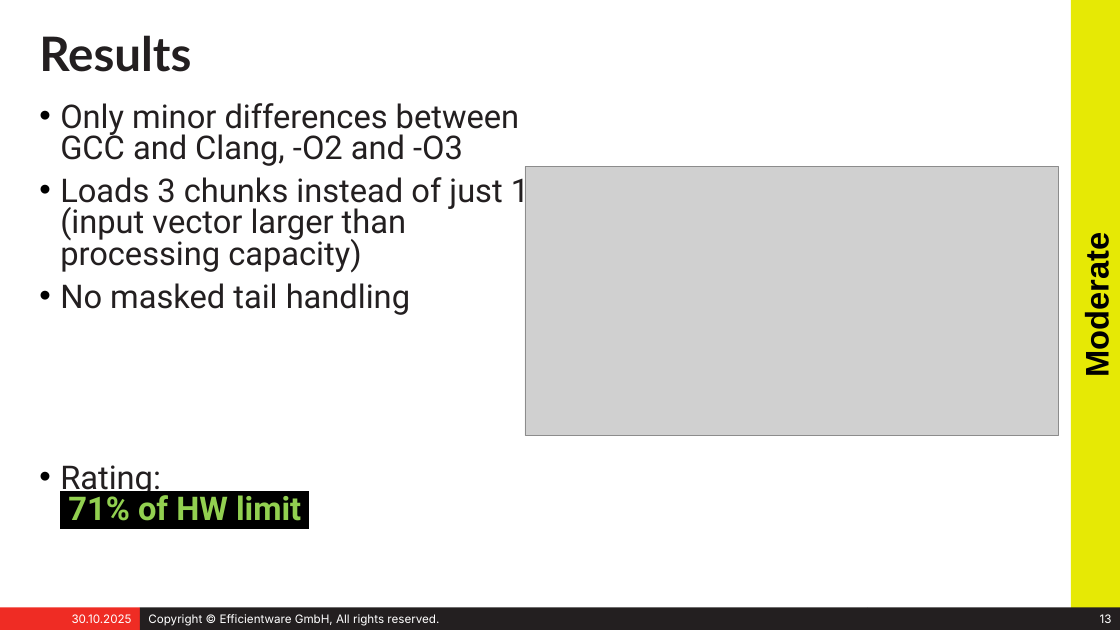
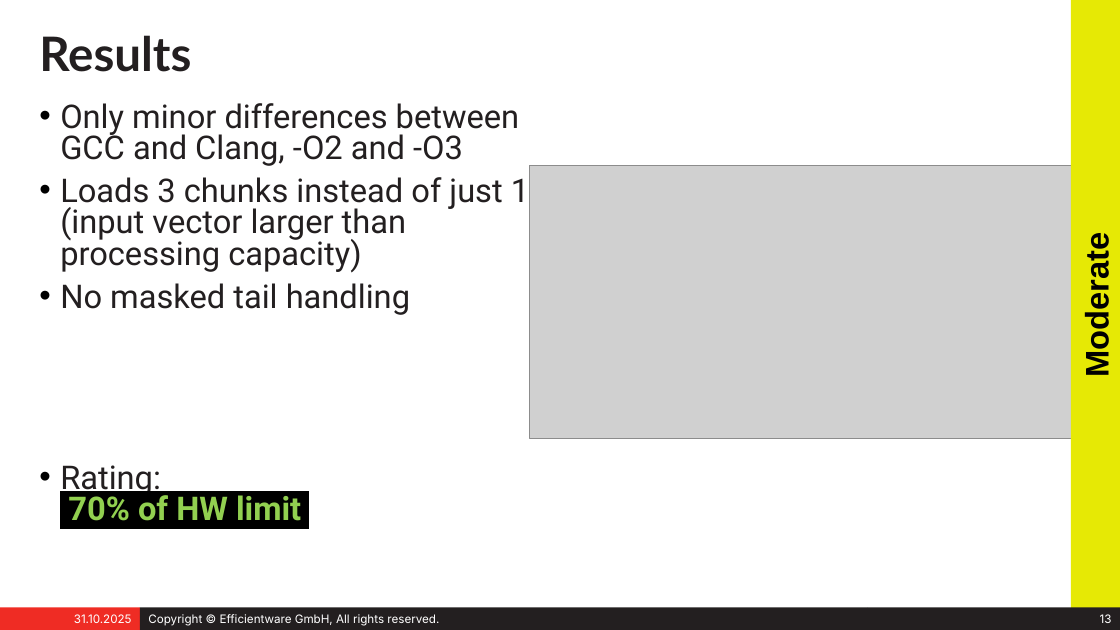
Before and after one commit to stefeff/auto-vectorization, a slide deck: slide 13 of presentation/speed_for_free.odp. Drawn at 1120x630 pixels with LibreOffice and Linux fonts; fonts in the diff are those of the drawing; grey boxes stand for pictures. Boxes give left, top, right and bottom in pixels: in the first picture for what was removed or moved away, otherwise in the second. Text is boxed around its words. In the diff, an @@ line names an element or a change of style, - is before the commit and + after.

```diff
--- a/presentation/speed_for_free.odp
+++ b/presentation/speed_for_free.odp
@@ picture: place and size @@
-picture at [525, 166, 1059, 435]
+picture at [530, 166, 1071, 439]
@@ text at [60, 465, 301, 521]: text changed @@
-• Rating:
-  71% of HW limit
+• Rating:
+  70% of HW limit
@@ text in rectangle at [74, 614, 132, 623]: text changed @@
-30.10.2025
+31.10.2025
```
Also in this commit, not shown: 21 other slides changed, 1 other file.
